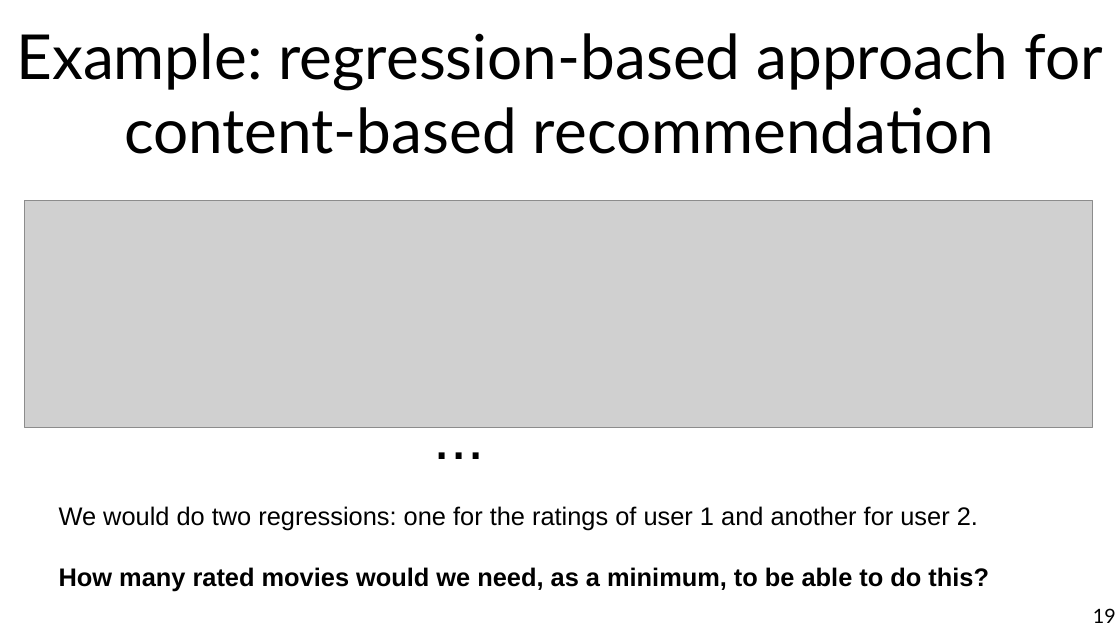
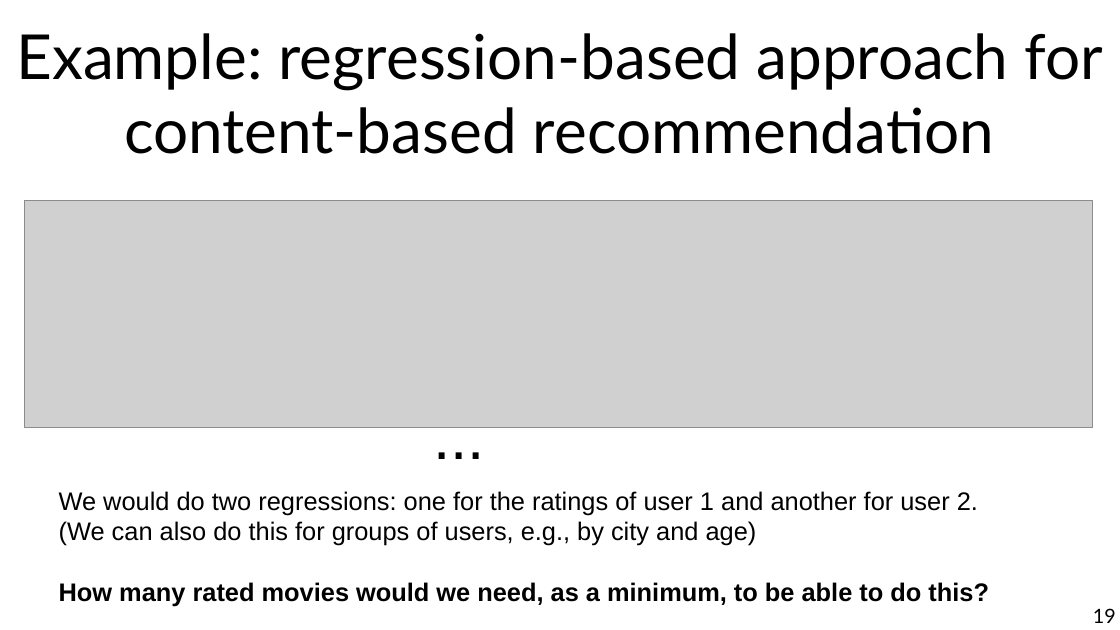
Before and after one commit to chatox/data-mining-course, a slide deck: slide 19 of theory/tt16_recommender_systems.odp. Drawn at 1120x630 pixels with LibreOffice and Linux fonts; fonts in the diff are those of the drawing; grey boxes stand for pictures. Boxes give left, top, right and bottom in pixels: in the first picture for what was removed or moved away, otherwise in the second. Text is boxed around its words. In the diff, an @@ line names an element or a change of style, - is before the commit and + after.

```diff
--- a/theory/tt16_recommender_systems.odp
+++ b/theory/tt16_recommender_systems.odp
@@ text "We would do two regressions: ...": place and size @@
-text "We would do two regressions: ..." at <box>59,506,989,592</box>
+text "We would do two regressions: ..." at <box>59,491,989,606</box>
@@ text at <box>59,521,757,546</box>: paragraph added @@
+(We can also do this for groups of users, e.g., by city and age)
```
Also in this commit, not shown: 1 slide added, 3 other files.
